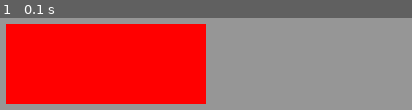
Above: before the commit, frame 1.
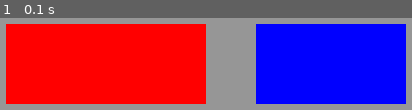
Above: after the commit, the same moment.

Repository: KaisChebata/1-Pygame-Tutorial-for-Beginners-I
Game: pygame game, started from work_with_rects_demos/virtual_attributes.py
The game is run twice, just before and just after one commit, with the same random seed, the same clock (stepped at 60 frames per second) and the same inputs.
Inputs:
- Up to frame 1 (0.1 s): no input

The runs differ from the first frame. In frame 1, 32% of the frame differs, in the area x 62-99%, y 6-94%.

Commit message:
working with rect's virtual attributes

Diff:
--- a/work_with_rects_demos/virtual_attributes.py
+++ b/work_with_rects_demos/virtual_attributes.py
@@ -30,8 +30,16 @@
 
 pygame.init()
 screen = pygame.display.set_mode(SIZE)
+pygame.display.set_caption('Virtual attributes')
 
 rect = Rect(50, 60, 200, 80)
+blue_rect = Rect(300, 60, 150, 80)
+print(f'Red rect attributes: {rect}')
+print(f'x = {rect.x}, y = {rect.y}, w = {rect.w}, h = {rect.h}')
+print(f'left = {rect.left}, top = {rect.top}, right = {rect.right}, '
+      f'bottom = {rect.bottom}')
+print(f'height = {rect.height}, width = {rect.width}')
+print(f'center = {rect.center}')
 
 running = True
 while running:
@@ -40,6 +48,7 @@
             running = False
     screen.fill(GRAY)
     pygame.draw.rect(screen, RED, rect)
+    pygame.draw.rect(screen, (0, 0, 255), blue_rect)
     pygame.display.flip()
 
 
